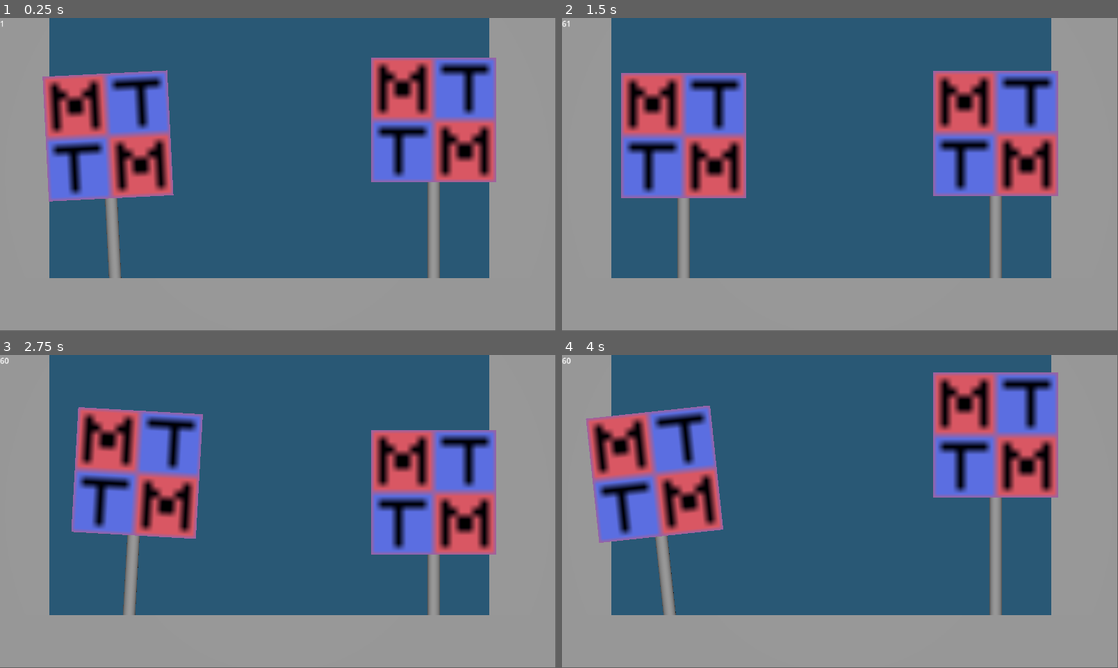
Above: before the commit, frames 1-4 (two rows, left to right).
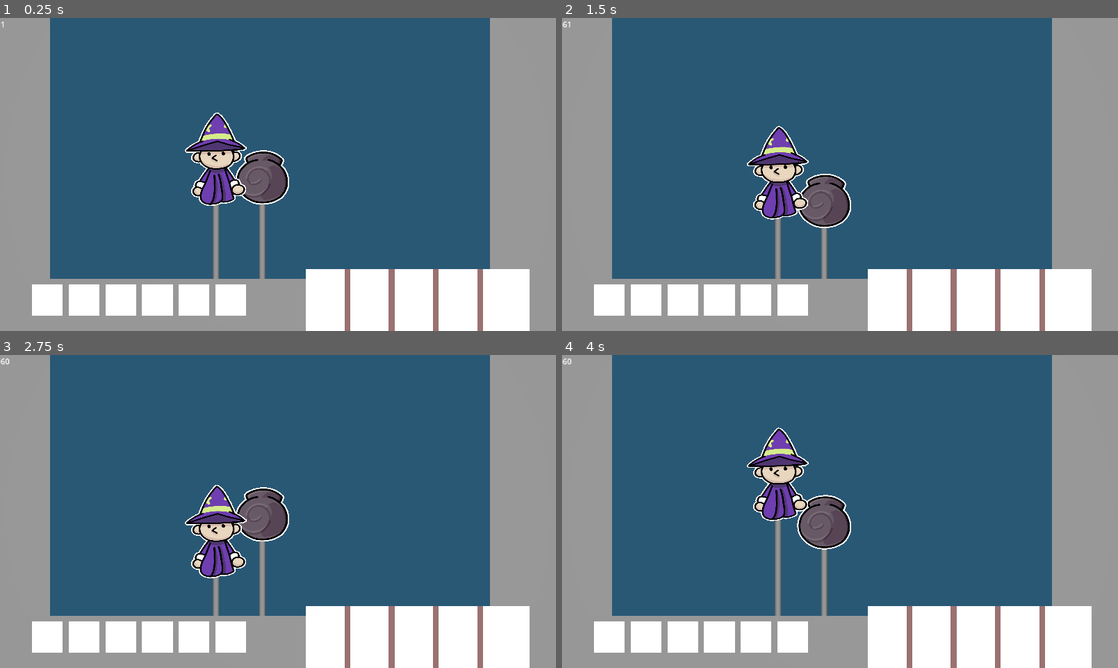
Above: after the commit, the same moments.

Repository: Craigware/PirateJam15
Game: Godot game, scene res://Scenes/main.tscn
Same seed, same stepped clock (60 frames per second), same inputs: the game is played once before the commit and once after it. Before the commit the project has no main scene; this scene is started directly in both runs.
Inputs:
- Up to frame 1 (0.25 s): no input
- Up to frame 2 (1.5 s): no input
- Up to frame 3 (2.75 s): no input
- Up to frame 4 (4 s): no input
The window is 799x449 before the commit and 800x450 after it. Grey fills any space a smaller window leaves; there, only what the larger window draws over its background counts as a difference.

The runs differ from the first frame. In frame 1, 34% of the frame differs, in the area x 0-96%, y 0-100%; in frame 2, 34%; in frame 3, 34%; in frame 4, 35%.

Commit message:
sprites, cloud, shadow systems.

Diff:
--- a/Scenes/entity.tscn
+++ b/Scenes/entity.tscn
@@ -5,18 +5,18 @@
 [sub_resource type="CylinderMesh" id="CylinderMesh_f8278"]
 top_radius = 0.1
 bottom_radius = 0.1
-height = 4.0
+height = 20.0
 
 [sub_resource type="PlaneMesh" id="PlaneMesh_pt7ya"]
 
 [node name="Entity" type="Node3D"]
-transform = Transform3D(0.2, 0, 0, 0, 0.2, 0, 0, 0, 0.2, 0, 0, 0)
+transform = Transform3D(0.1, 0, 0, 0, 0.1, 0, 0, 0, 0.1, 0, 0, 0)
 script = ExtResource("1_2vmc1")
 
 [node name="Popscicle" type="MeshInstance3D" parent="."]
-transform = Transform3D(1, 0, 0, 0, 1, 0, 0, 0, 1, 0, 2, 0)
+transform = Transform3D(1, 0, 0, 0, 1, 0, 0, 0, 1, 0, 10, 0)
 mesh = SubResource("CylinderMesh_f8278")
 
 [node name="SpriteMesh" type="MeshInstance3D" parent="."]
-transform = Transform3D(1, -8.74228e-08, 8.74228e-08, 8.74228e-08, 4.37114e-08, -1, 8.74228e-08, 1, 4.37114e-08, 0, 4.36685, 0.418764)
+transform = Transform3D(1, -8.74228e-08, 8.74228e-08, 8.74228e-08, 4.37114e-08, -1, 8.74228e-08, 1, 4.37114e-08, 0, 20, 0.5)
 mesh = SubResource("PlaneMesh_pt7ya")
--- a/Scenes/main.tscn
+++ b/Scenes/main.tscn
@@ -17,6 +17,7 @@
 
 [node name="Main" type="Node3D"]
 script = ExtResource("1_ceq5v")
+metadata/_edit_horizontal_guides_ = [-110.0]
 
 [node name="Camera3D" type="Camera3D" parent="."]
 transform = Transform3D(1.00599, 0, 0, 0, 1.00599, 0, 0, 0, 1.00599, 0, 0, 2.43937)
@@ -24,12 +25,6 @@
 current = true
 
 [node name="EntityContainer" type="Node" parent="."]
-
-[node name="RichTextLabel" type="RichTextLabel" parent="."]
-offset_right = 581.0
-offset_bottom = 376.0
-text = "FPS"
-script = ExtResource("2_4qlrq")
 
 [node name="DirectionalLight3D" type="DirectionalLight3D" parent="."]
 
@@ -48,3 +43,137 @@
 [node name="Curtain2" type="MeshInstance3D" parent="."]
 transform = Transform3D(1, 0, 0, 0, 1, 0, 0, 0, 1, 1.17865, 0.00574341, -0.000664473)
 mesh = SubResource("QuadMesh_wwoxf")
+
+[node name="HUD" type="Control" parent="."]
+layout_mode = 3
+anchors_preset = 15
+anchor_right = 1.0
+anchor_bottom = 1.0
+grow_horizontal = 2
+grow_vertical = 2
+
+[node name="RichTextLabel" type="RichTextLabel" parent="HUD"]
+layout_mode = 0
+offset_right = 581.0
+offset_bottom = 376.0
+text = "FPS"
+script = ExtResource("2_4qlrq")
+
+[node name="HUD" type="VBoxContainer" parent="HUD"]
+layout_mode = 1
+anchors_preset = 12
+anchor_top = 1.0
+anchor_right = 1.0
+anchor_bottom = 1.0
+offset_top = -128.0
+grow_horizontal = 2
+grow_vertical = 0
+
+[node name="Inventory" type="HBoxContainer" parent="HUD/HUD"]
+layout_mode = 2
+size_flags_vertical = 3
+
+[node name="Essence" type="HBoxContainer" parent="HUD/HUD/Inventory"]
+layout_mode = 2
+size_flags_horizontal = 6
+size_flags_vertical = 4
+theme_override_constants/separation = 12
+
+[node name="ColorRect" type="ColorRect" parent="HUD/HUD/Inventory/Essence"]
+custom_minimum_size = Vector2(64, 64)
+layout_mode = 2
+size_flags_vertical = 8
+
+[node name="ColorRect2" type="ColorRect" parent="HUD/HUD/Inventory/Essence"]
+custom_minimum_size = Vector2(64, 64)
+layout_mode = 2
+size_flags_vertical = 8
+
+[node name="ColorRect3" type="ColorRect" parent="HUD/HUD/Inventory/Essence"]
+custom_minimum_size = Vector2(64, 64)
+layout_mode = 2
+size_flags_vertical = 8
+
+[node name="ColorRect4" type="ColorRect" parent="HUD/HUD/Inventory/Essence"]
+custom_minimum_size = Vector2(64, 64)
+layout_mode = 2
+size_flags_vertical = 8
+
+[node name="ColorRect5" type="ColorRect" parent="HUD/HUD/Inventory/Essence"]
+custom_minimum_size = Vector2(64, 64)
+layout_mode = 2
+size_flags_vertical = 8
+
+[node name="ColorRect6" type="ColorRect" parent="HUD/HUD/Inventory/Essence"]
+custom_minimum_size = Vector2(64, 64)
+layout_mode = 2
+size_flags_vertical = 8
+
+[node name="Items" type="HBoxContainer" parent="HUD/HUD/Inventory"]
+layout_mode = 2
+size_flags_horizontal = 6
+theme_override_constants/separation = -4
+
+[node name="ColorRect" type="ColorRect" parent="HUD/HUD/Inventory/Items"]
+custom_minimum_size = Vector2(96, 128)
+layout_mode = 2
+
+[node name="ColorRect" type="ColorRect" parent="HUD/HUD/Inventory/Items/ColorRect"]
+layout_mode = 1
+anchors_preset = 15
+anchor_right = 1.0
+anchor_bottom = 1.0
+offset_left = 80.0
+offset_right = 80.0
+grow_horizontal = 2
+grow_vertical = 2
+color = Color(0.608618, 0.4444, 0.4444, 1)
+
+[node name="ColorRect2" type="ColorRect" parent="HUD/HUD/Inventory/Items"]
+custom_minimum_size = Vector2(96, 128)
+layout_mode = 2
+
+[node name="ColorRect" type="ColorRect" parent="HUD/HUD/Inventory/Items/ColorRect2"]
+layout_mode = 1
+anchors_preset = 15
+anchor_right = 1.0
+anchor_bottom = 1.0
+offset_left = 80.0
+offset_right = 80.0
+grow_horizontal = 2
+grow_vertical = 2
+color = Color(0.608618, 0.4444, 0.4444, 1)
+
+[node name="ColorRect3" type="ColorRect" parent="HUD/HUD/Inventory/Items"]
+custom_minimum_size = Vector2(96, 128)
+layout_mode = 2
+
+[node name="ColorRect" type="ColorRect" parent="HUD/HUD/Inventory/Items/ColorRect3"]
+layout_mode = 1
+anchors_preset = 15
+anchor_right = 1.0
+anchor_bottom = 1.0
+offset_left = 80.0
+offset_right = 80.0
+grow_horizontal = 2
+grow_vertical = 2
+color = Color(0.608618, 0.4444, 0.4444, 1)
+
+[node name="ColorRect4" type="ColorRect" parent="HUD/HUD/Inventory/Items"]
+custom_minimum_size = Vector2(96, 128)
+layout_mode = 2
+
+[node name="ColorRect" type="ColorRect" parent="HUD/HUD/Inventory/Items/ColorRect4"]
+layout_mode = 1
+anchors_preset = 15
+anchor_right = 1.0
+anchor_bottom = 1.0
+offset_left = 80.0
+offset_right = 80.0
+grow_horizontal = 2
+grow_vertical = 2
+color = Color(0.608618, 0.4444, 0.4444, 1)
+
+[node name="ColorRect5" type="ColorRect" parent="HUD/HUD/Inventory/Items"]
+custom_minimum_size = Vector2(96, 128)
+layout_mode = 2
--- a/Scripts/Assets.gd
+++ b/Scripts/Assets.gd
@@ -4,12 +4,15 @@
 enum Sprites {
 	NIL     = 0,
     PLAYER  = 1,
-	GHOUL   = 2,
+    CAULDRON = 2,
+	GHOUL   = 3,
 	MAX
 };
 
 static var Images : Array = [
 	load("res://Assets/MissingTexture.png"),
+    load("res://Assets/Player.png"),
+    load("res://Assets/Cauldron.png")
 ];
 
 enum ItemType {
--- a/Scripts/Entity.gd
+++ b/Scripts/Entity.gd
@@ -10,7 +10,8 @@
 	NIL,
 	PLAYER,
 	CAULDRON,
-	GHOUL
+	GHOUL,
+	PEDESTRIAN
 }
 
 @export var Health: int;
@@ -21,6 +22,9 @@
 @export var SwaySpeed : float;
 @export var SwayArc : float;
 @export var EntityArch : EntityArchs;
+@export var ItemDropID : Assets.ItemType;
+@export var IsCrafting : bool;
+@export var MeshSize : Vector2 = Vector2(2,2);
 
 var AppliedEssence : Dictionary = {Assets.Items[Assets.ItemType.NIL]: 1};
 
@@ -36,9 +40,14 @@
 
 func _ready() -> void:
 	var material = StandardMaterial3D.new();
+	$SpriteMesh.mesh = $SpriteMesh.mesh.duplicate();
+	material = StandardMaterial3D.new();
 	material.albedo_texture = Sprite;
 	material.shading_mode = BaseMaterial3D.SHADING_MODE_UNSHADED;
+	material.transparency = BaseMaterial3D.TRANSPARENCY_ALPHA_SCISSOR;
 	$SpriteMesh.mesh.material = material;
+	$SpriteMesh.mesh.size = MeshSize;
+
 	startingY = position.y;
 
 	if CraftingTimer != null:
@@ -83,6 +92,7 @@
 
 func begin_crafting() -> void:
 	CraftingTimer.start();
+	IsCrafting = true;
 	return;
 
 
@@ -128,4 +138,6 @@
 
 func die() -> void:
 	queue_free();
+	# if Entities[entityId].ItemDropID != null:
+	# 	add_item_to_inventory(Entities[entityId].ItemDropID);
 	return;
--- a/Scripts/GameState.gd
+++ b/Scripts/GameState.gd
@@ -8,6 +8,23 @@
 	FAIL     = 3
 }
 
+enum DayStates {
+	NIL,
+	DAWN,
+	DAY,
+	DUSK,
+	NIGHT,
+	MAX
+}
+
+enum CloudStates {
+	NIL,
+	CLEAR,
+	CLOUDY,
+	OVERCAST,
+	MAX
+}
+
 const ENTITY_LIMIT = 1024;
 
 var State : GameStates;
@@ -15,14 +32,62 @@
 var PS_Entity : PackedScene = load("res://Scenes/entity.tscn");
 var Player : Entity;
 var Inventory : Dictionary;
+var DayState : DayStates;
+var CloudState : CloudStates;
+var IsShadowed : bool;
+
+var DaylightTimer : Timer;
+var CloudStateTimer : Timer;
+var ShadowStateTimer : Timer;
+
+# Might think of a better way of doing this but this is fine for now.
+var AggrodArchitypes : Array = [
+	false,
+	false,
+	false,
+	true,
+	false,
+];
 
 @onready var EntityContainer : Node = $EntityContainer;
+
+func _process(_delta: float) -> void:
+	var isCrafting = false;
+	for i in range(Entities.size()):
+		if Entities[i] == null: continue;
+		if Entities[i].IsAlly && Entities[i].IsCrafting:
+			isCrafting = true;
+	pass
 
 func _ready() -> void:
 	Entities.resize(ENTITY_LIMIT);
 	Entities.fill(null);
 	create_player();
 	create_cauldron();
+
+	DaylightTimer = Timer.new();
+	DaylightTimer.wait_time = 75;
+	DaylightTimer.timeout.connect(update_day_state);
+	DaylightTimer.autostart = true;
+	add_child(DaylightTimer);
+
+	CloudStateTimer = Timer.new();
+	CloudStateTimer.wait_time = randf_range(5, 20);
+	CloudStateTimer.autostart = true;
+	CloudStateTimer.one_shot = true;
+	CloudStateTimer.timeout.connect(update_cloud_state);
+	add_child(CloudStateTimer);
+
+	ShadowStateTimer = Timer.new();
+	ShadowStateTimer.wait_time = 3;
+	ShadowStateTimer.autostart = true;
+	ShadowStateTimer.timeout.connect(update_shadow_state);
+	add_child(ShadowStateTimer);
+
+	update_cloud_state(CloudStates.CLEAR);
+	IsShadowed = false;
+	update_day_state(DayStates.DAWN);
+
 	State = GameStates.IDLE;
 	return;
 
@@ -49,6 +114,21 @@
 	return;
 
 
+func get_random_spawn_location(isAlly: bool) -> Vector3:
+	# x should be between -.8 and .8 (place based off if they are an ally)
+	# y should be between -2.15 and -1.6
+	# z can be random between 2 arbitrary values as long as they are behind the front panel and infront of the background
+
+	var x;
+	if isAlly:
+		x = randf_range(-.8, 0);
+	else:
+		x = randf_range(0,.8);
+	var y = randf_range(-2.15, -1.6);
+	var z = randf_range(-1, 0.25);
+
+	return Vector3(x,y,z);
+
 func create_player() -> bool:
 	var _entity = create_entity();
 	var resource_id = Assets.Sprites.PLAYER;
@@ -59,19 +139,21 @@
 	_entity.Health = 20;
 	_entity.EntityArch = Entity.EntityArchs.PLAYER;
 	_entity.IsAlly = true;
-	_entity.position = Vector3(0.5,-0.75,0);
+	_entity.position = Vector3(-.2,-2.0,0.5);
 	_entity.MovePattern = Entity.MovementPattern.BOUNCE;
 	_entity.SwayArc = 0.15;
 	_entity.SwaySpeed = 0.2;
+	_entity.MeshSize = Vector2(2,3);
 
 	EntityContainer.add_child(_entity);
 	return true;
 
 
 # Might need some streamlining
+# need to have a max sway arc that doesn't go off screen
 func create_cauldron():
 	var _entity = create_entity();
-	var resource_id = Assets.Sprites.PLAYER;
+	var resource_id = Assets.Sprites.CAULDRON;
 	if resource_id > Assets.Images.size()-1:
 		resource_id = Assets.Sprites.NIL;
 
@@ -79,10 +161,12 @@
 	_entity.Health = 10;
 	_entity.IsAlly = true;
 	_entity.EntityArch = Entity.EntityArchs.CAULDRON;
-	_entity.position = Vector3(-0.5,-0.75,0);
-	_entity.MovePattern = Entity.MovementPattern.SWAY;
-	_entity.SwayArc = 0.15;
-	_entity.SwaySpeed = 0.2;
+	_entity.position = get_random_spawn_location(_entity.IsAlly);
+	_entity.position.z = 0.25;
+	_entity.MovePattern = randi_range(0,1);
+	_entity.SwayArc = 0.05;
+	_entity.SwaySpeed = 0.1;
+	_entity.MeshSize = Vector2(1.75,1.75);
 
 	var crafting_timer = Timer.new();
 	crafting_timer.wait_time = 3;
@@ -95,7 +179,7 @@
 	return;
 
 
-func create_enemy() -> bool:
+func create_enemy(_architype) -> bool:
 	return false;
 
 
@@ -126,5 +210,50 @@
 	return false;
 
 
+func update_day_state(_dayState: DayStates = DayStates.NIL):
+	var updatedState = DayState;
+
+	if (_dayState == DayStates.NIL):
+		if updatedState == DayStates.MAX - 1:
+			updatedState = DayStates.DAWN;
+		else:
+			updatedState = DayState + 1 as DayStates;
+	else:
+		updatedState = _dayState;
+
+
+	DayState = updatedState as DayStates;
+	print("DayState updated to ", DayState);
+
+func update_cloud_state(_cloudState: CloudStates = CloudStates.NIL):
+	if _cloudState == CloudStates.NIL:
+		_cloudState = randi_range(1,CloudStates.MAX-1) as CloudStates;
+	CloudState = _cloudState;
+	CloudStateTimer.wait_time = randf_range(5,20);
+	CloudStateTimer.start();
+	print("Cloud state updated to ", CloudState);
+
+func update_shadow_state():
+	var chance = randf_range(0,1);
+	if CloudState == CloudStates.OVERCAST:
+		if chance < .80:
+			IsShadowed = true;
+		else:
+			IsShadowed = false;
+
+	if CloudState == CloudStates.CLOUDY:
+		if chance < .50:
+			IsShadowed = true;
+		else:
+			IsShadowed = false;
+
+	if CloudState == CloudStates.CLEAR:
+		if chance < .05:
+			IsShadowed = true;
+		else:
+			IsShadowed = false;
+
+	print("Shadow state updated. Is it currently shadowed? ", IsShadowed);
+
 func player_failed() -> void:
 	return;
--- a/Scripts/fps.gd
+++ b/Scripts/fps.gd
@@ -7,6 +7,6 @@
 
 
 # Called every frame. 'delta' is the elapsed time since the previous frame.
-func _process(delta: float) -> void:
+func _process(_delta: float) -> void:
 	text = str(Engine.get_frames_per_second());
 	pass
--- a/project.godot
+++ b/project.godot
@@ -11,11 +11,13 @@
 [application]
 
 config/name="PirateJam15"
+run/main_scene="res://Scenes/main.tscn"
 config/features=PackedStringArray("4.3", "GL Compatibility")
 config/icon="res://icon.svg"
 
 [display]
 
+window/stretch/mode="viewport"
 window/vsync/vsync_mode=0
 
 [dotnet]
Binary file added: Assets/Cauldron.png
Not shown, added: Assets/Cauldron.png.import
Binary file added: Assets/Player.png
Not shown, added: Assets/Player.png.import
